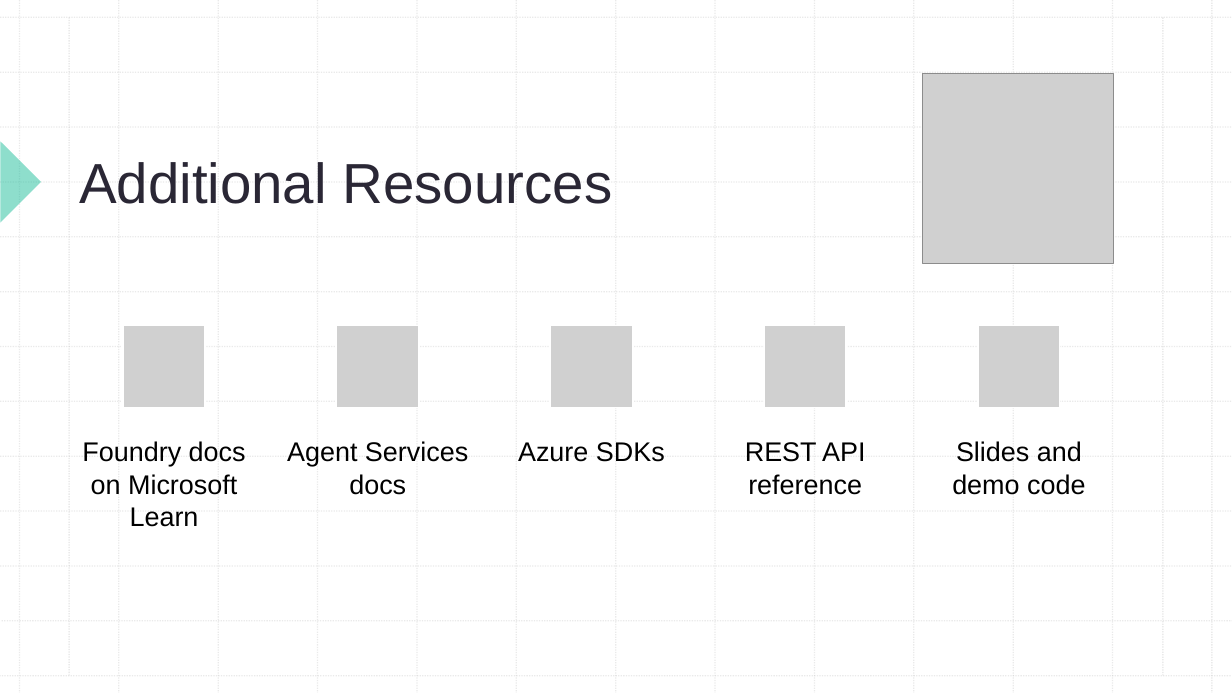
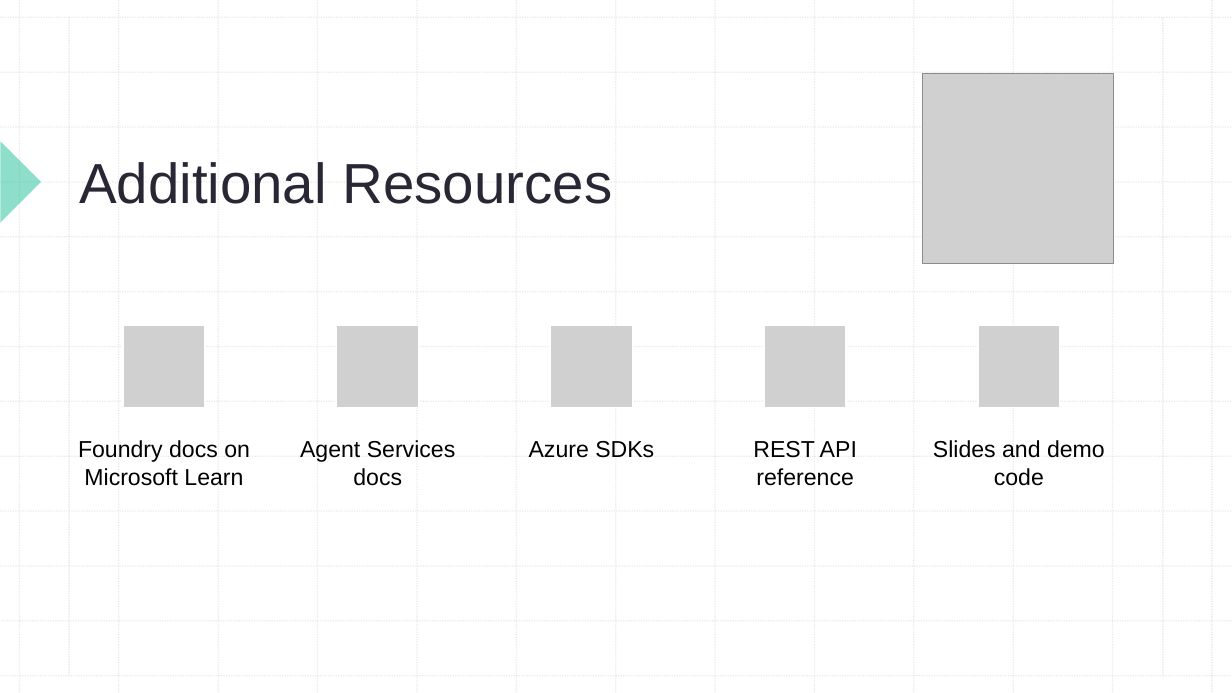
Before and after one commit to alvinashcraft/speaking, a slide deck: slide 14 of 2026/0825_NetDaySwitzerland/FoundryAgents-DotNetDay2026.pptx. Drawn at 1232x693 pixels with LibreOffice and Linux fonts; fonts in the diff are those of the drawing; grey boxes stand for pictures. Boxes give left, top, right and bottom in pixels: in the first picture for what was removed or moved away, otherwise in the second. Text is boxed around its words. In the diff, an @@ line names an element or a change of style, - is before the commit and + after.

```diff
--- a/2026/0825_NetDaySwitzerland/FoundryAgents-DotNetDay2026.pptx
+++ b/2026/0825_NetDaySwitzerland/FoundryAgents-DotNetDay2026.pptx
@@ size 21 to 18 pt; less space between paragraphs in 5 elements at [78,440,250,486], [300,440,456,486], [529,441,654,458], [753,441,857,486], [933,440,1105,486] @@
```
Also in this commit, not shown: 4 other slides changed, 1 other file.
